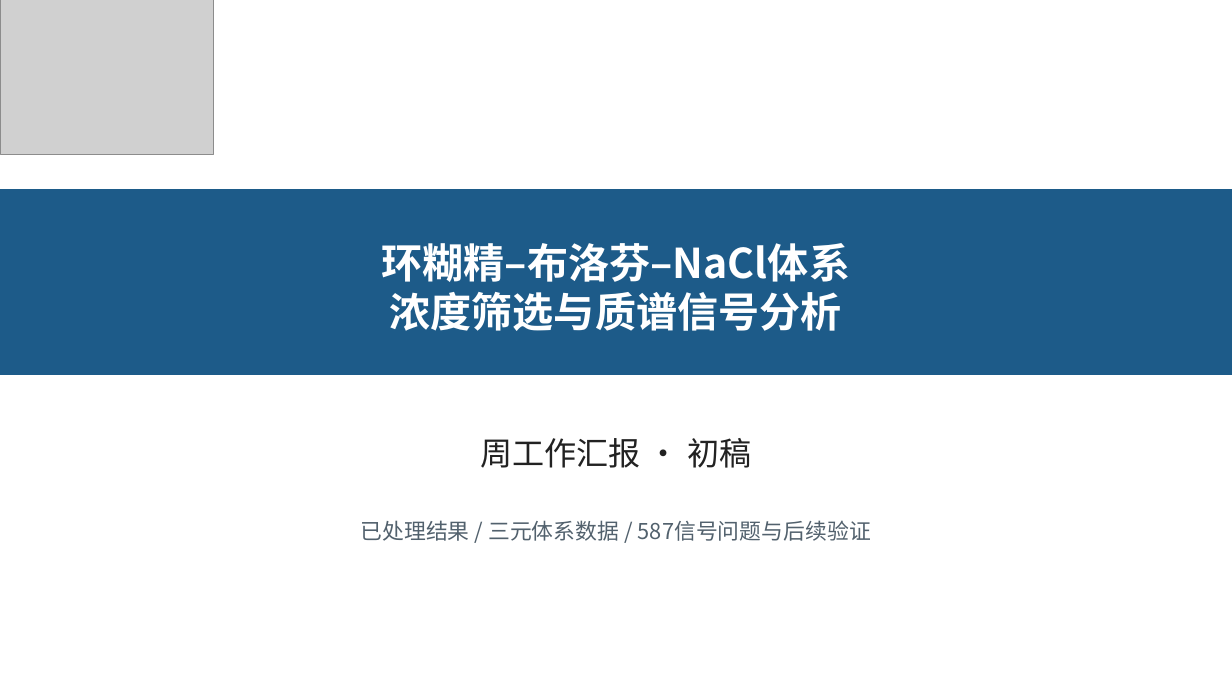
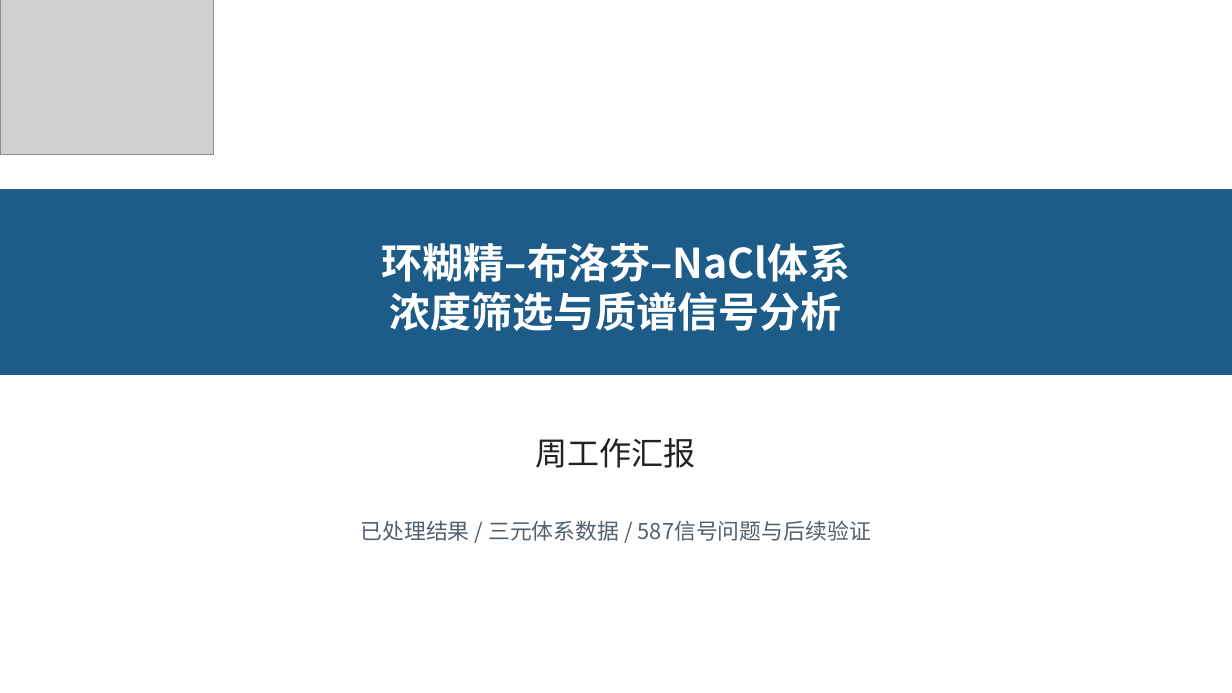
Before and after one commit to yy8jiuk25m23/ppt-skills, a slide deck: slide 1 of reports/weekly-report-draft/weekly-report.pptx. Drawn at 1232x693 pixels with LibreOffice and Linux fonts; fonts in the diff are those of the drawing; grey boxes stand for pictures. Boxes give left, top, right and bottom in pixels: in the first picture for what was removed or moved away, otherwise in the second. Text is boxed around its words. In the diff, an @@ line names an element or a change of style, - is before the commit and + after.

```diff
--- a/reports/weekly-report-draft/weekly-report.pptx
+++ b/reports/weekly-report-draft/weekly-report.pptx
@@ text at (536,438,696,468): text changed @@
-周工作汇报 · 初稿
+周工作汇报
```
Also in this commit, not shown: 5 other slides changed, 1 slide added, 4 slides removed, 1 other file.
